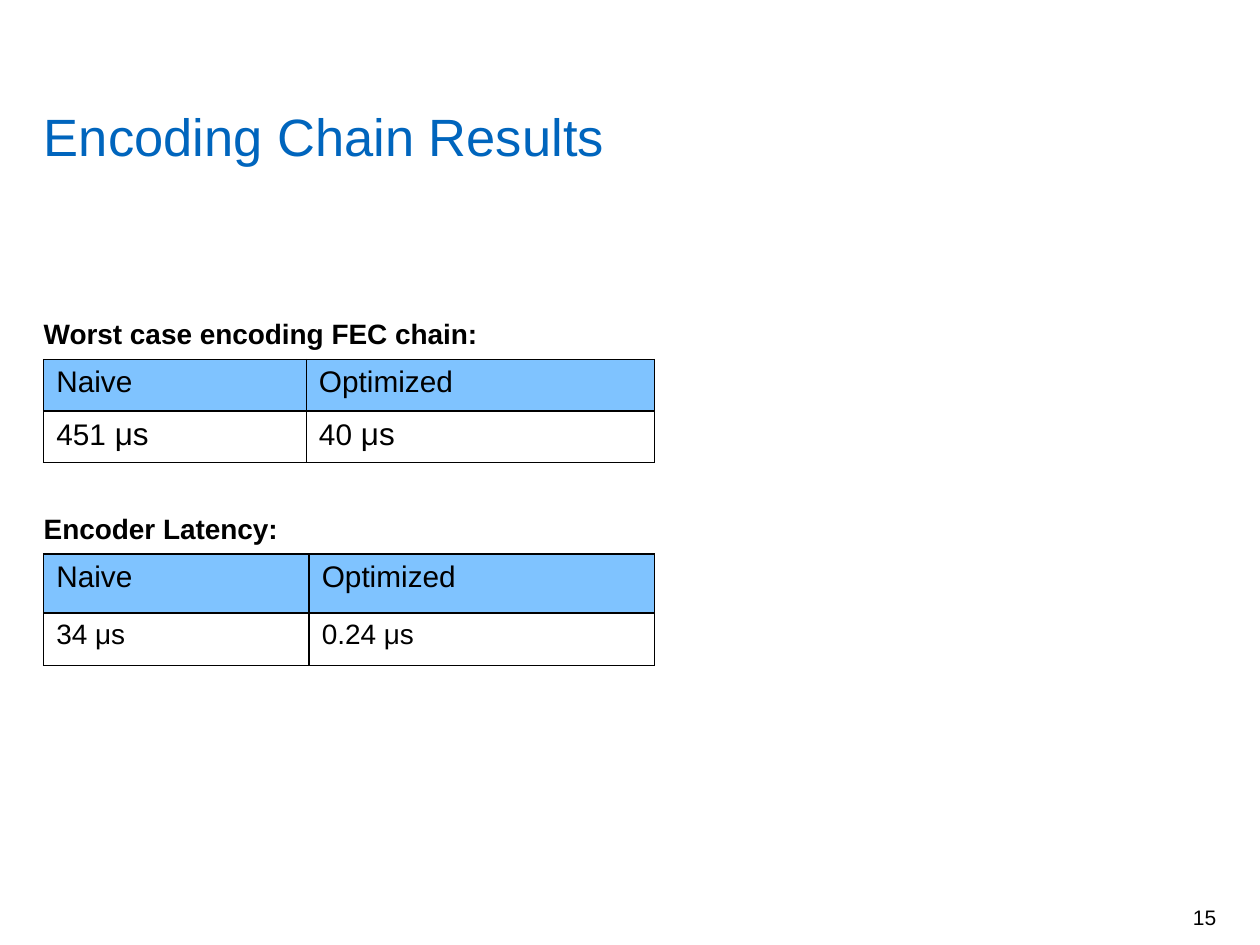
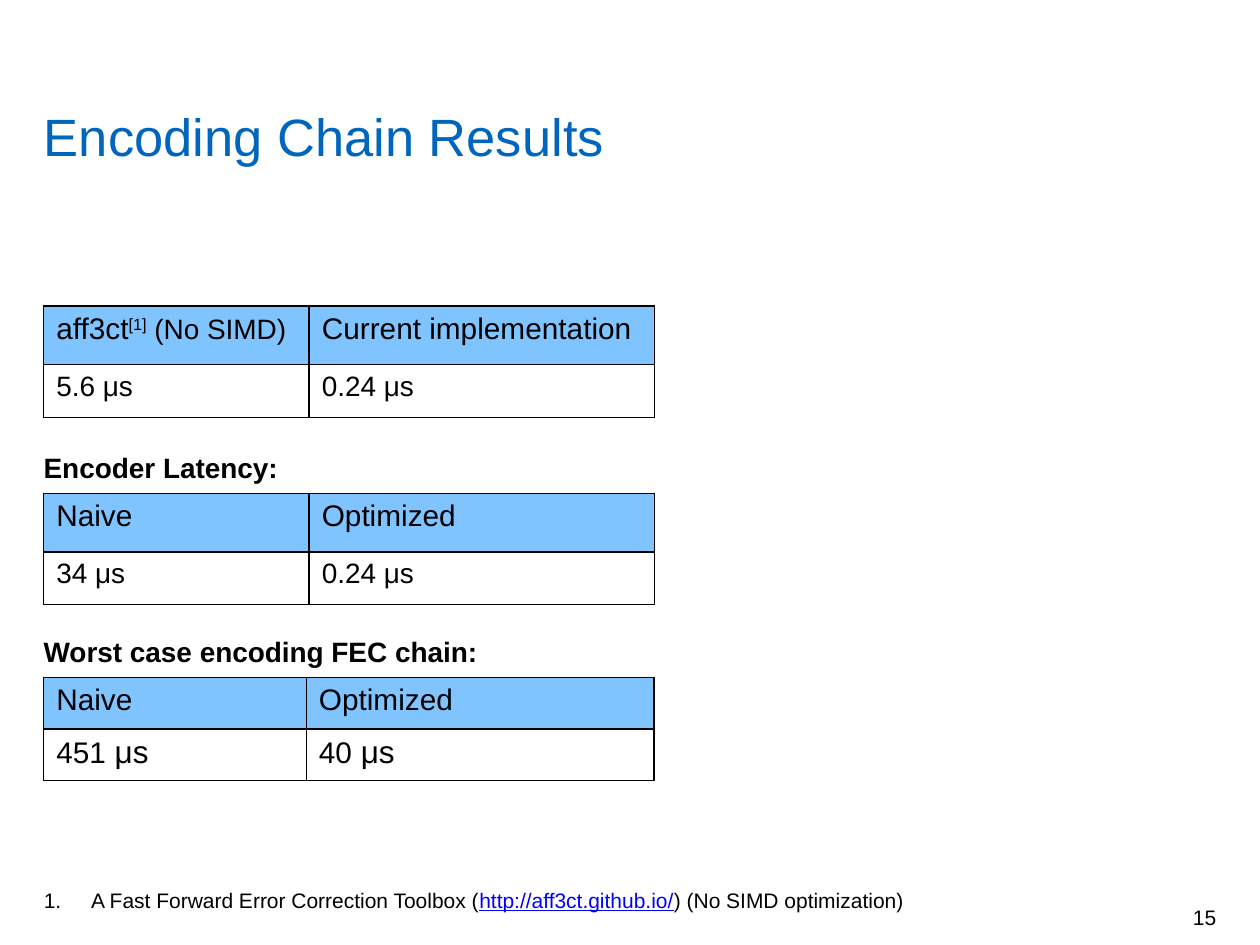
Before and after one commit to yadhu1961/thesis_5GPolorCodes, a slide deck: slide 15 of final_presentation/finalPpt1.4.pptx. Drawn at 1260x945 pixels with LibreOffice and Linux fonts; fonts in the diff are those of the drawing; grey boxes stand for pictures; background and template pictures are left out. Boxes give left, top, right and bottom in pixels: in the first picture for what was removed or moved away, otherwise in the second. Text is boxed around its words. In the diff, an @@ line names an element or a change of style, - is before the commit and + after.

```diff
--- a/final_presentation/finalPpt1.4.pptx
+++ b/final_presentation/finalPpt1.4.pptx
@@ table added at [44,306,655,417], 2 rows, 2 columns @@
+aff3ct[1] (No SIMD) | Current implementation
+5.6 μs | 0.24 μs
@@ text "Encoder Latency:": place and size @@
-text "Encoder Latency:" at [44,518,278,544]
+text "Encoder Latency:" at [44,457,278,483]
@@ table: place and size @@
-table at [44,554,655,665]
+table at [44,494,655,605]
@@ text "Worst case encoding FEC chain:": place and size @@
-text "Worst case encoding FEC chain:" at [44,323,477,349]
+text "Worst case encoding FEC chain:" at [44,641,477,667]
@@ table: place and size @@
-table at [44,359,654,462]
+table at [44,678,654,781]
@@ text added at [91,892,903,912], 12 pt, text #000000 @@
+1. A Fast Forward Error Correction Toolbox (http://aff3ct.github.io/) (No SIMD optimization)
```
Also in this commit, not shown: 3 other slides changed, 2 other files.
